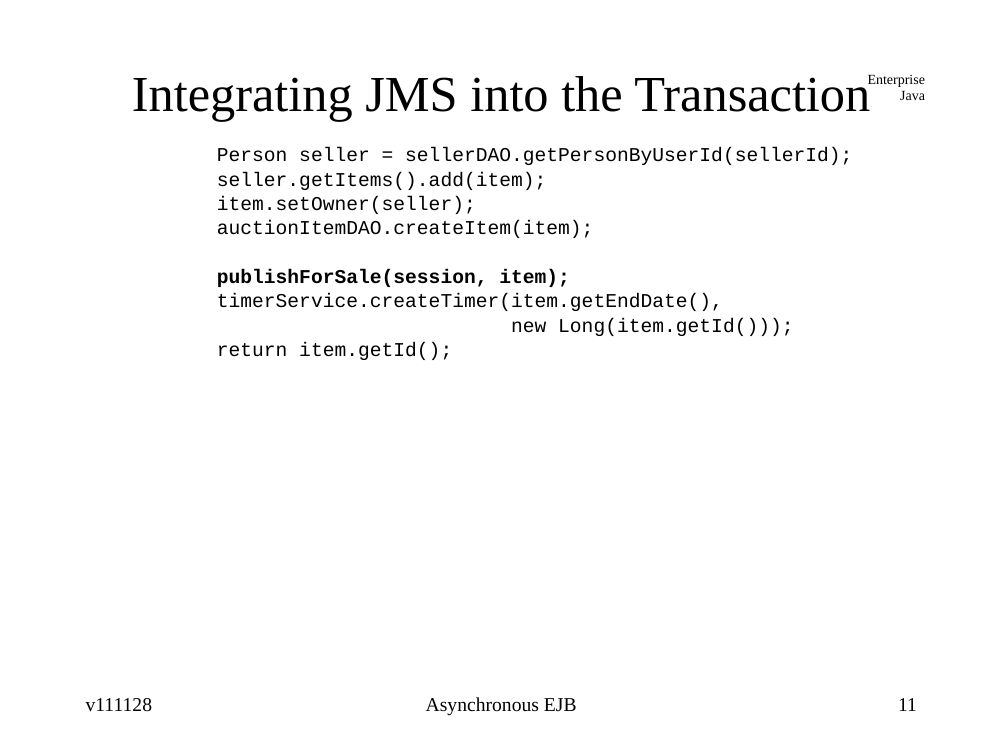
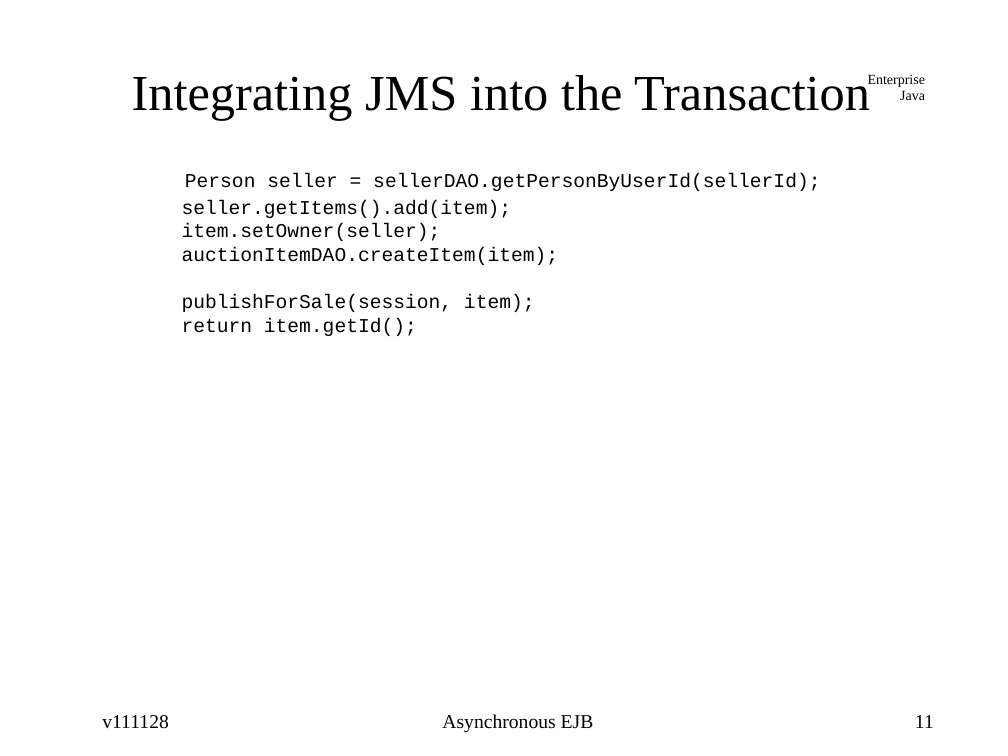
Before and after one commit to jcstaff/ejava-javaee, a slide deck: slide 11 of asyncEJB/src/site/resources/lectures/asyncEJB.ppt. Drawn at 1008x756 pixels with LibreOffice and Linux fonts; fonts in the diff are those of the drawing. Boxes give left, top, right and bottom in pixels: in the first picture for what was removed or moved away, otherwise in the second. Text is boxed around its words. In the diff, an @@ line names an element or a change of style, - is before the commit and + after.

Commit message:
added Async methods and updated EJB Timers

```diff
--- a/asyncEJB/src/site/resources/lectures/asyncEJB.ppt
+++ b/asyncEJB/src/site/resources/lectures/asyncEJB.ppt
@@ title "Integrating JMS into the Transaction" at (132, 74, 870, 121): line spacing 0.1 to 0.09 @@
@@ text "Person seller = sellerDAO.getPersonByUserId(sellerId);" at (182, 173, 820, 336): bold off in "publishForSale(session, item);"; indent changed; line spacing 0.56 to 1; less space between paragraphs @@
@@ text at (217, 294, 793, 336): paragraphs removed @@
-timerService.createTimer(item.getEndDate(),
-new Long(item.getId()));
@@ text "Asynchronous EJB" at (372, 714, 631, 730): size 14 to 24 pt, text colour #000000 to #FFFFFF @@
@@ page number at (885, 717, 917, 728): size 14 to 24 pt, text colour #000000 to #FFFFFF @@
@@ text added at (86, 715, 204, 729), 24 pt, text #FFFFFF @@
+v121202
@@ text "v111128": place and size @@
-text "v111128" at (86, 698, 153, 712)
+text "v111128" at (102, 715, 169, 729)
@@ text added at (442, 714, 594, 733), 14 pt, text #000000 @@
+Asynchronous EJB
@@ page number added at (915, 715, 934, 728), 14 pt, text #000000 @@
+11
```
Also in this commit, not shown: 23 other slides changed, 12 slides added.
